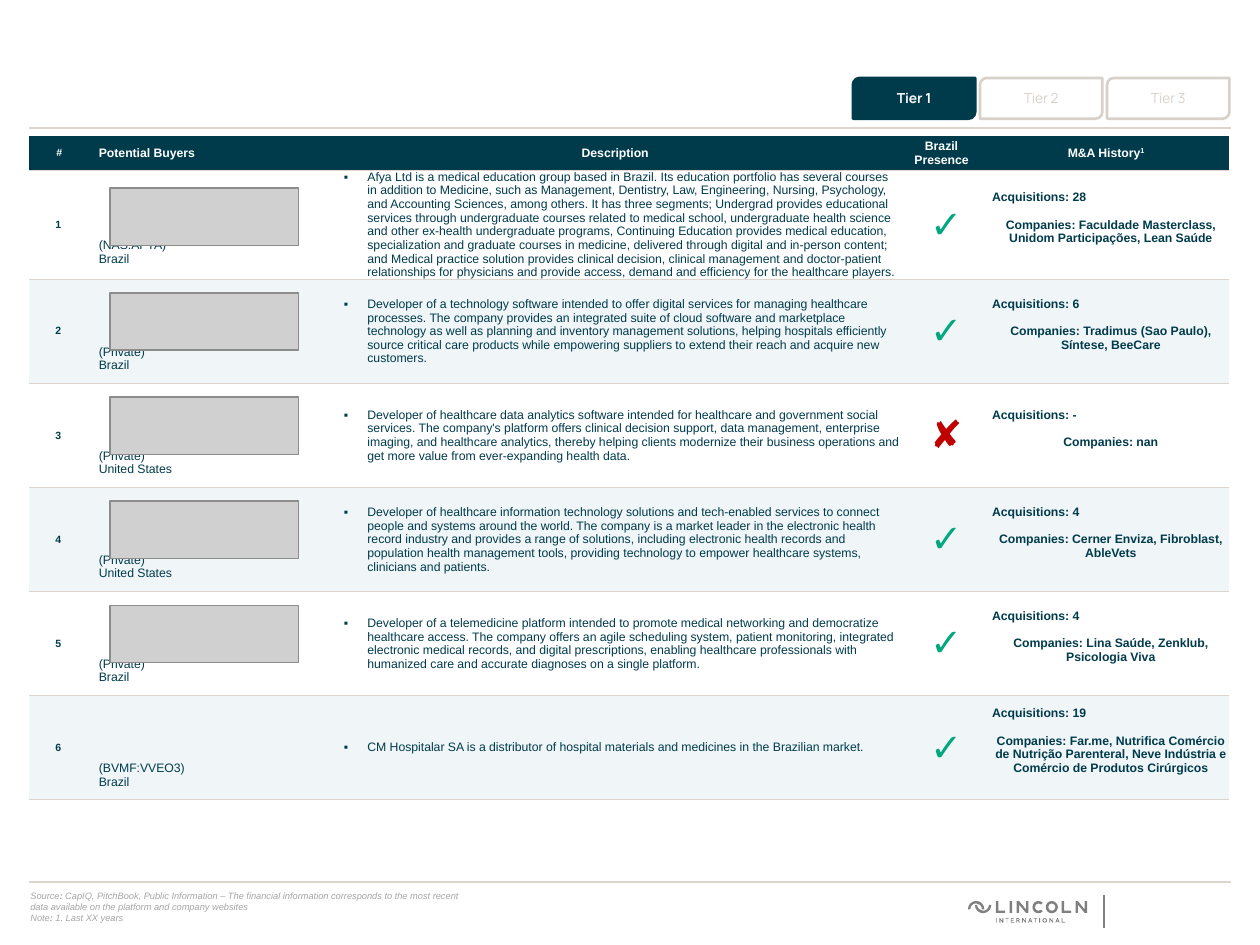
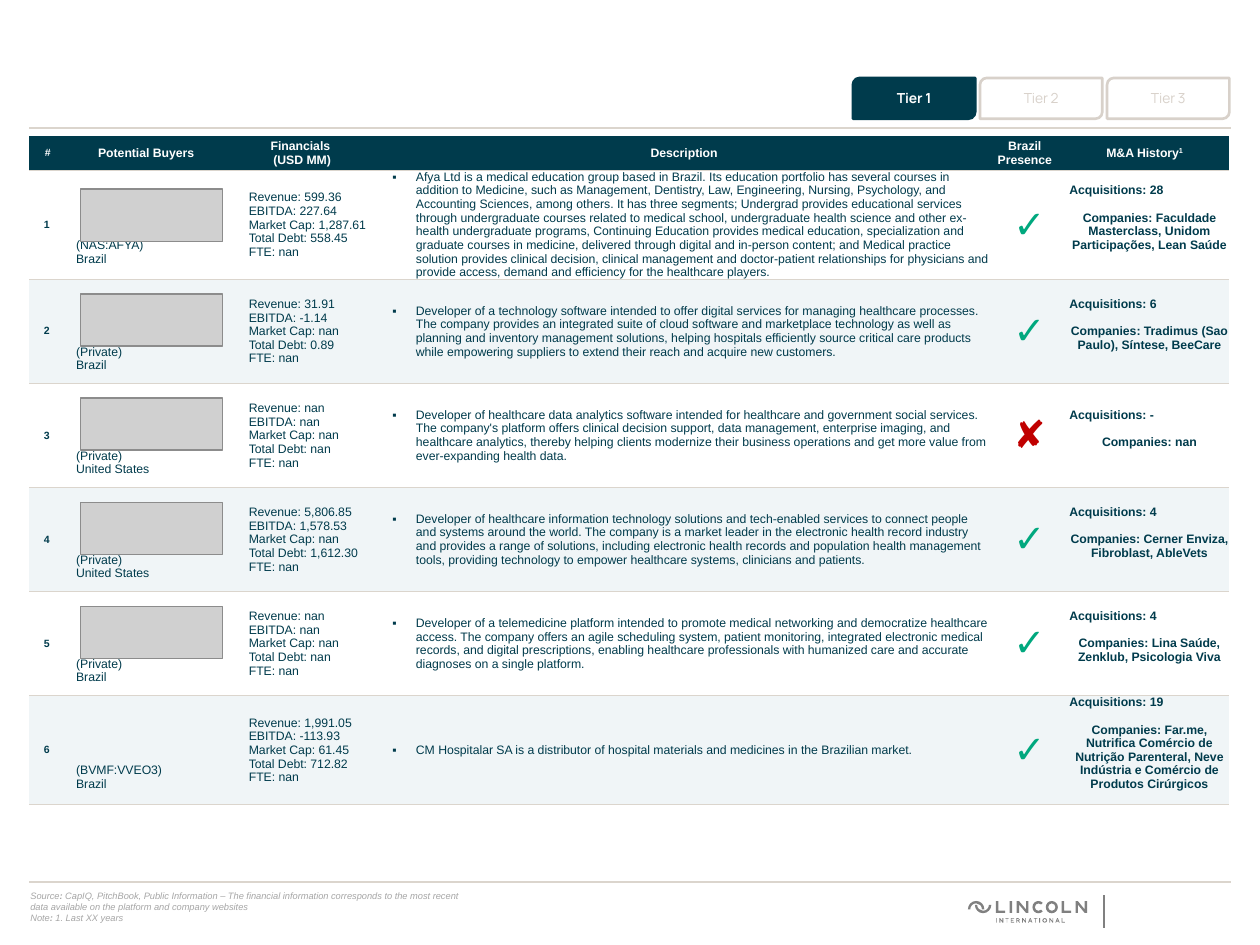
Before and after one commit to gabrielgreisen/IB-pptx-opt-linc, a slide deck: slide 6 of buyers_presentation.pptx. Drawn at 1260x945 pixels with LibreOffice and Linux fonts; fonts in the diff are those of the drawing; grey boxes stand for pictures; background and template pictures are left out. Boxes give left, top, right and bottom in pixels: in the first picture for what was removed or moved away, otherwise in the second. Text is boxed around its words. In the diff, an @@ line names an element or a change of style, - is before the commit and + after.

```diff
--- a/buyers_presentation.pptx
+++ b/buyers_presentation.pptx
@@ table at [29,136,1228,796] @@
+column 3: Financials / (USD MM) | Revenue: 599.36 EBITDA: 227.64 Market Cap: 1,287.61 Total Debt: 558.45 FTE: nan | Revenue: 31.91 EBITDA: -1.14 Market Cap: nan Total Debt: 0.89 FTE: nan | Revenue: nan EBITDA: nan Market Cap: nan Total Debt: nan FTE: nan | Revenue: 5,806.85 EBITDA: 1,578.53 Market Cap: nan Total Debt: 1,612.30 FTE: nan | Revenue: nan EBITDA: nan Market Cap: nan Total Debt: nan FTE: nan | Revenue: 1,991.05 EBITDA: -113.93 Market Cap: 61.45 Total Debt: 712.82 FTE: nan
@@ picture: place and size @@
-picture at [110,188,299,246]
+picture at [81,189,223,242]
@@ picture: place and size @@
-picture at [110,294,299,350]
+picture at [81,294,223,345]
@@ picture: place and size @@
-picture at [110,397,299,454]
+picture at [81,398,223,450]
@@ picture: place and size @@
-picture at [110,501,299,558]
+picture at [81,503,223,554]
@@ picture: place and size @@
-picture at [110,605,299,662]
+picture at [81,606,223,658]
```
Also in this commit, not shown: 2 other slides changed, 2 other files.
